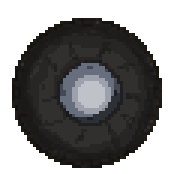
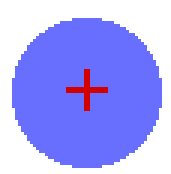
Layered file, before and after one edit (171x174). Changes by layer:
hid group "tire2" (6 layers) over [12,18,162,168]
showed "centre-point" over [66,69,108,111]
showed "refined-wheel-template" over [12,18,162,168]
